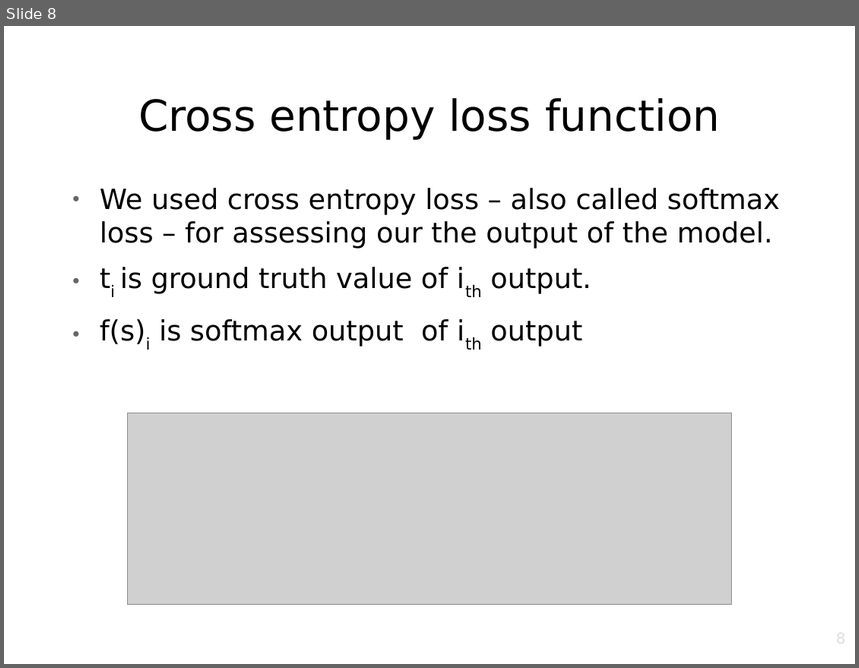
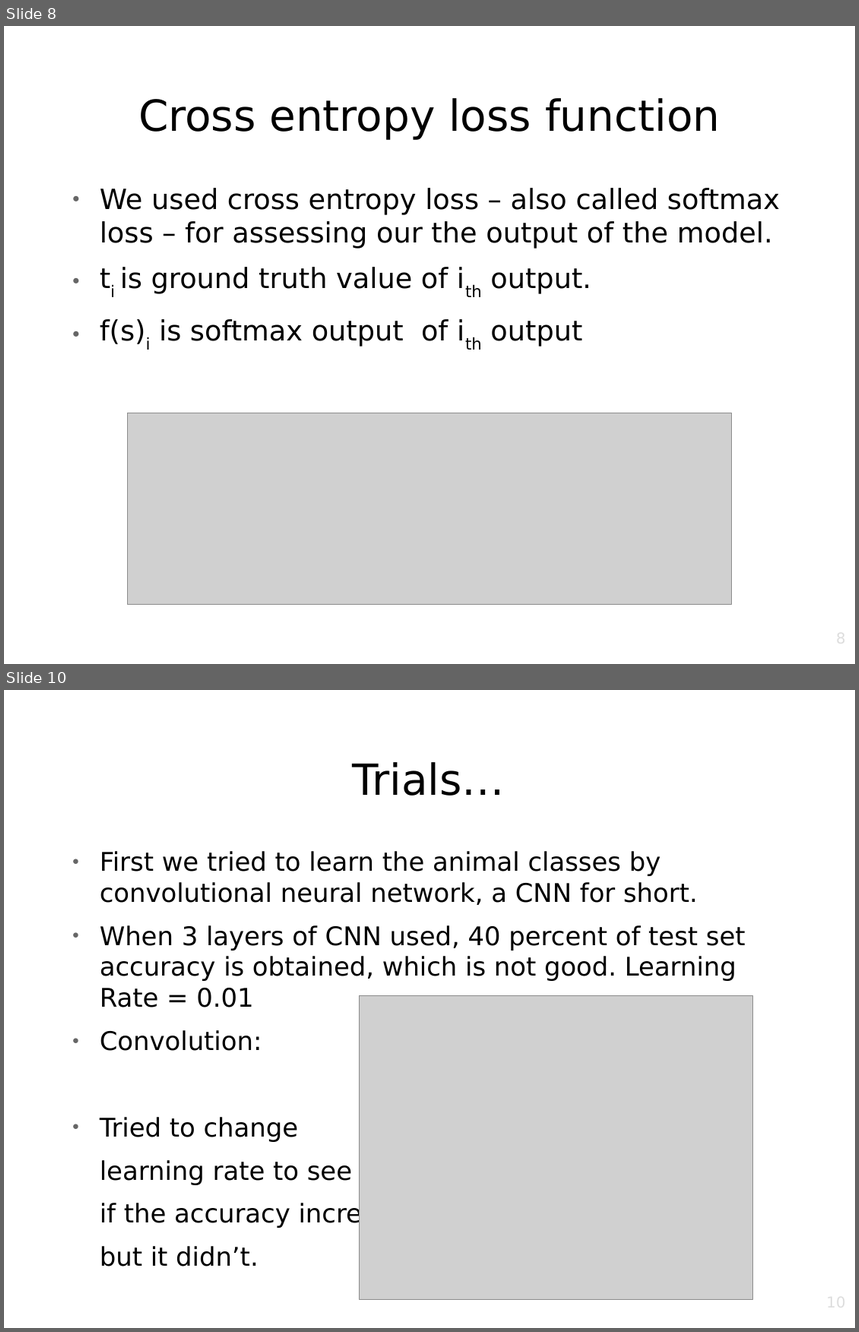
Before and after one commit to srknzl/cmpe462-project, a slide deck: Presentation.odp. Shown one above the other, each under a label of ours: slide 8 before the commit, slides 8 and 10 after it; the slides between them are not shown. The pictures are 859x668 and 859x1332 pixels, drawn with LibreOffice and Linux fonts; fonts in the diff are those of the drawing; grey boxes stand for pictures; background and template pictures are left out. Boxes give left, top, right and bottom in pixels: in the first picture for what was removed or moved away, otherwise in the second. Text is boxed around its words. In the diff, an @@ line names an element or a change of style, - is before the commit and + after.

```diff
--- a/Presentation.odp
+++ b/Presentation.odp
@@ slide 10 added at (4, 690, 855, 1328), background picture (left out) @@
@@ title added at (352, 762, 505, 796), 40 pt, text #000000 @@
+Trials…
@@ text added at (100, 851, 746, 1229), 24.1 pt, text #000000 @@
+● First we tried to learn the animal classes by convolutional neural network, a CNN for short.
+● When 3 layers of CNN used, 40 percent of test set accuracy is obtained, which is not good. Learning Rate = 0.01
+● Convolution:
+● Tried to change
+learning rate to see
+if the accuracy increase,
+but it didn’t.
@@ picture added at (360, 996, 753, 1300) @@
@@ page number added at (648, 1294, 847, 1328), 14 pt, text #DDDDDD @@
+10
```
Also in this commit, not shown: 3 other slides added, 1 slide removed, 3 other files.
